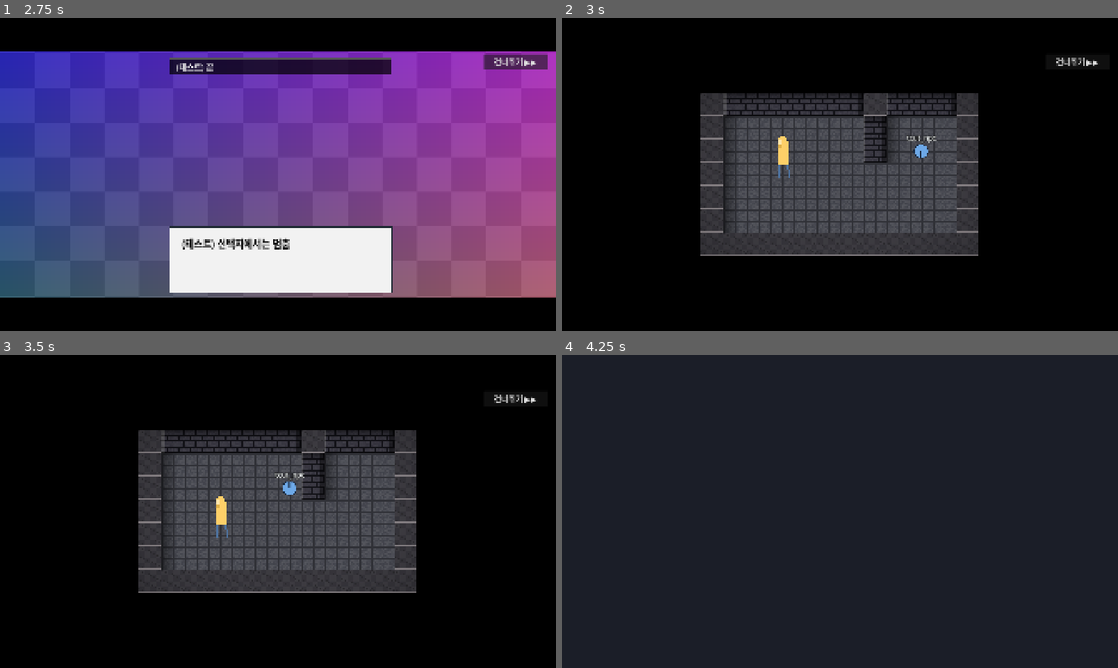
Above: before the commit, frames 1-4 (two rows, left to right).
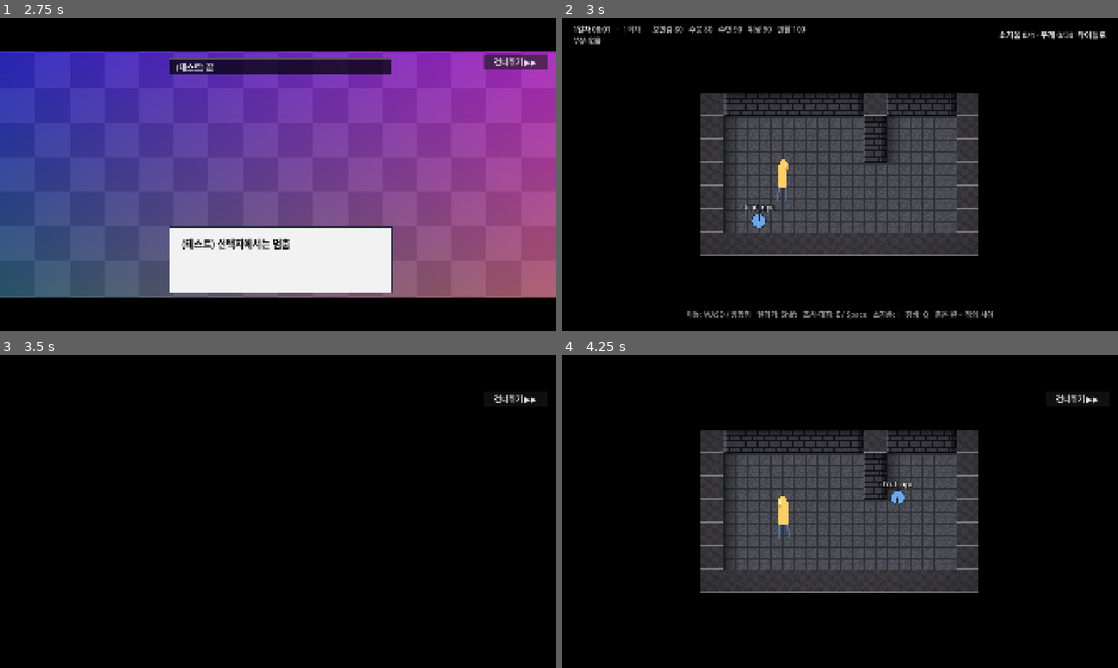
Above: after the commit, the same moments.

Repository: HomilBBANG/rt_Tevah
Game: Godot game, scene res://tests/cutscene_smoke.tscn
The game is run twice, just before and just after one commit, with the same random seed, the same clock (stepped at 60 frames per second) and the same inputs. This scene is started directly instead of the project's main scene.
Inputs (mouse positions are in pixels of both pictures, inside the frame that each line leads up to):
- Up to frame 1 (2.75 s): tap Enter (ui_accept) at 0.5, 0.77 s; move the mouse to (400, 158) at 0.52 s; hold D (dodge_right) 0.53-1.25 s; hold Q (equipment) 0.53-1.25 s; click (400, 158) at 0.67 s; drag from (166, 190) to (250, 237) at 1.27 s; move the mouse to (333, 105) at 2.02 s; hold D (dodge_right) from 2.03 s (still down); hold Shift (run) from 2.03 s (still down)
- Up to frame 2 (3 s): release D (dodge_right) at 2.75 s; release Shift (run) at 2.75 s; drag from (812, 237) to (673, 127) at 2.77 s
- Up to frame 3 (3.5 s): no input
- Up to frame 4 (4.25 s): move the mouse to (1006, 558) at 3.52 s; hold A (dodge_left) from 3.53 s (still down); tap Y at 3.6 s; tap Enter (ui_accept) at 3.77 s

Frame 1 is identical in both runs. In frame 2, 2.3% of the frame differs, in the area x 2-98%, y 2-97%; in frame 3, 25%; in frame 4, 92%, in the area x 0-100%, y 0-100%.

Commit message:
Cutscenes: auto-start/preview begin covered when the first step is a fade/screen; camera start position (from), easing, player pan then follow, clamp to map
Co-Authored-By: Claude Opus 5.5 <noreply@anthropic.com>

Diff:
--- a/core/direction.gd
+++ b/core/direction.gd
@@ -14,7 +14,8 @@
 ##     music_off {fade}            배경음 끄기
 ##   필드 (탐험 화면이 처리 — 대화 에디터 미리보기에서는 건너뜀):
 ##     walk      {who, to:[x,y], speed, wait}   who = player 또는 맵 물체 object_id(NPC), to 까지 길을 찾아 걷기 (칸/초)
-##     camera    {who 또는 to:[x,y], time}       카메라를 그 칸(또는 그 인물)으로. who = player 면 다시 플레이어를 따라감
+##     camera    {who 또는 to:[x,y], time, from?:[x,y], ease?}  카메라를 그 칸(또는 그 인물)으로 time 초 동안. from 이 있으면 먼저 그 칸으로 바로.
+##                                               who = player 면 플레이어까지 움직인 뒤 다시 따라감. ease = smooth(천천히 시작·끝, 기본) / linear
 ##     vanish    {who}                           그 NPC 를 숨김 (이번에 맵에 있는 동안 — 계속 없애려면 플래그 + 나타나는 조건)
 ##     face      {who, dir}                      바라보는 방향 (up / down / left / right). 걸을 때는 가는 쪽을 저절로 봄
 ## 건너뛰기(대화 화면의 '건너뛰기' 버튼·Esc): 단계에 "_instant": true 를 붙여 바로 끝난 모습으로 (기다림·흔들기·효과음은 생략).
@@ -57,6 +58,29 @@
 	for k in s:
 		out[k] = s[k]
 	return out
+
+
+## 자동 시작 컷신이 '덮인 화면'으로 시작해야 하나: 시작 노드에서 (대화 시작·효과 카드를 지나) 처음 만나는 연출 카드의
+## 첫 단계가 검게·하얗게 덮기(fade) 또는 색 화면(screen)이면 → {layer: "fade"/"screen", color}. 아니면 {}.
+## 필드가 열리자마자 맵이 잠깐 보였다가 검게 덮이는 것을 막는다 (맵은 연출이 걷어낼 때 처음 보임).
+static func opening_cover(start_id: String) -> Dictionary:
+	var id := start_id
+	for i in 12:
+		var n: Dictionary = DataLoader.nodes.get(id, {})
+		var kind := str(n.get("kind", ""))
+		if n.is_empty() or not kind in ["start", "effect", "direct"]:
+			return {}
+		if kind == "direct":
+			var steps: Array = n.get("steps", [])
+			if not steps.is_empty():
+				var s := normalize(steps[0])
+				if s.do == "fade" and s.to in ["black", "white"]:
+					return {"layer": "fade", "color": Color.WHITE if s.to == "white" else Color.BLACK}
+				if s.do == "screen":
+					return {"layer": "screen", "color": Color.html(str(s.color)) if Color.html_is_valid(str(s.color)) else Color.BLACK}
+				return {}
+		id = str(n.get("next_node", ""))
+	return {}
 
 
 ## 그림 파일 목록 (art/cutscenes/ 의 png·jpg·webp)
--- a/scenes/field/field.gd
+++ b/scenes/field/field.gd
@@ -1063,12 +1063,15 @@
 
 
 # ---------------------------------------------------------------- NPC 대화
-func _start_dialogue(npc: Dictionary) -> void:
+## cover = 자동 시작 컷신: 첫 연출이 검게 덮기·색 화면이면 처음부터 덮인 화면으로 (맵이 먼저 보이지 않게)
+func _start_dialogue(npc: Dictionary, cover := false) -> void:
 	frozen = true
 	%Prompt.visible = false
 	_near_spot = {}
 	_dialogue_ui = DialogueScene.instantiate()
 	_dialogue_ui.embedded = true
+	if cover:
+		_dialogue_ui.start_cover = Direction.opening_cover(str(npc.data.ref))
 	_dialogue_ui.finished.connect(_on_dialogue_finished)
 	%Overlay.add_child(_dialogue_ui)
 	StoryRunner.start_dialogue(npc.data.ref)
@@ -1094,7 +1097,7 @@
 		return
 	var id: String = _cutscenes.pop_front()
 	if DataLoader.nodes.has(id):
-		_start_dialogue({"data": {"ref": id}})
+		_start_dialogue({"data": {"ref": id}}, true)
 	else:
 		_play_cutscenes()
 
@@ -1125,32 +1128,36 @@
 			elif tw and s.get("wait", true):
 				await tw.finished
 		"camera":
+			# 카메라: from(있으면 그 칸에서 바로 시작) → who(인물·player) 또는 to 칸까지 time 초 동안. who=player 면 도착한 뒤 다시 따라감
 			var cam := _camera()
 			var who := str(s.get("who", ""))
 			var time := float(s.get("time", 1.0))
-			if who == "player":
-				_camera_follow()
-				return
+			if not cam.top_level:
+				var at := cam.get_screen_center_position()
+				cam.top_level = true
+				cam.position_smoothing_enabled = false   # 연출 중에는 정해진 대로 (따라가기로 돌아갈 때 다시 켬)
+				cam.global_position = at
+			var from = s.get("from")
+			if from is Array and from.size() == 2:
+				cam.global_position = _clamp_cam(view_pos(_tile_center(int(from[0]), int(from[1]))))
 			var target: Vector2
-			var actor := _actor(who) if who != "" else null
+			var actor: Node2D = player if who == "player" else (_actor(who) if who != "" else null)
 			if actor:
 				target = actor.global_position
 			else:
 				var to: Array = s.get("to", [0, 0])
 				target = _tile_center(int(to[0]), int(to[1]))
-			target = view_pos(target)
-			if not cam.top_level:
-				var at := cam.get_screen_center_position()
-				cam.top_level = true
-				cam.global_position = at
+			target = _clamp_cam(view_pos(target))
 			if time <= 0.0 or instant:
 				cam.global_position = target
 			else:
 				var tw := create_tween()
-				tw.tween_property(cam, "global_position", target, time).set_trans(Tween.TRANS_SINE)
+				tw.tween_property(cam, "global_position", target, time).set_trans(EASES.get(str(s.get("ease", "smooth")), Tween.TRANS_SINE)) 					.set_ease(Tween.EASE_IN_OUT)
 				_active_tweens.append(tw)
 				await tw.finished
 				_active_tweens.erase(tw)
+			if who == "player":
+				_camera_follow()
 		"vanish":
 			for n in npcs:
 				if n.data.object_id == s.get("who", ""):
@@ -1479,6 +1486,22 @@
 	return player.get_node_or_null("Camera2D") if player else null
 
 
+## 카메라 움직임 곡선 (연출 camera 의 ease): smooth = 천천히 시작·끝 / linear = 일정한 속도
+const EASES := {"smooth": Tween.TRANS_SINE, "linear": Tween.TRANS_LINEAR}
+
+
+## 카메라 중심을 맵 끝(카메라 limit) 안으로 — 맵 끝 너머를 노리면 화면이 안 움직이는 구간이 생기지 않게
+func _clamp_cam(p: Vector2) -> Vector2:
+	var cam := _camera()
+	if cam == null:
+		return p
+	var half := get_viewport_rect().size / (2.0 * cam.zoom)
+	var lo := Vector2(cam.limit_left, cam.limit_top) + half
+	var hi := Vector2(cam.limit_right, cam.limit_bottom) - half
+	return Vector2(clampf(p.x, lo.x, hi.x) if lo.x <= hi.x else (lo.x + hi.x) / 2.0,
+		clampf(p.y, lo.y, hi.y) if lo.y <= hi.y else (lo.y + hi.y) / 2.0)
+
+
 ## 카메라가 다시 플레이어를 따라간다
 func _camera_follow() -> void:
 	var cam := _camera()
@@ -1486,6 +1509,7 @@
 		cam.top_level = false
 		cam.position = Vector2.ZERO
 		cam.offset = Vector2.ZERO
+		cam.position_smoothing_enabled = true
 
 
 # ---------------------------------------------------------------- 전투
--- a/scenes/main_play.gd
+++ b/scenes/main_play.gd
@@ -34,6 +34,7 @@
 var start_page := 0
 ## 컷신일 때 '건너뛰기' 버튼을 보일지 (로고는 false — 버튼 없이 Esc 로만 넘김)
 var skip_button := true
+var start_cover := {}            # 덮인 화면으로 시작 (Direction.opening_cover — 자동 시작 컷신·맵 미리보기)
 
 var _pages: Array = []          # [{kind, text, speaker_id}]
 var _page_i := -1
@@ -105,6 +106,13 @@
 	fade.color = Color(0, 0, 0, 0)
 	add_child(fade)
 	move_child(fade, screen.get_index() + 1)
+	if not start_cover.is_empty():   # 첫 연출이 검게 덮기·색 화면이면 처음부터 덮어 둠 (맵이 먼저 보이지 않게)
+		var cc: Color = start_cover.color
+		if start_cover.layer == "screen":
+			screen.color = Color(cc.r, cc.g, cc.b, 1.0)
+			screen.visible = true
+		else:
+			fade.color = Color(cc.r, cc.g, cc.b, 1.0)
 	subtitle_name = Label.new()
 	subtitle_name.anchor_left = 0.1
 	subtitle_name.anchor_right = 0.9
--- a/tests/cutscene_smoke.gd
+++ b/tests/cutscene_smoke.gd
@@ -3,6 +3,7 @@
 ## 스크린샷 user://cutscene_smoke/.
 ##   Godot_v4.7-stable_win64_console.exe --path . res://tests/cutscene_smoke.tscn
 
+const Direction = preload("res://core/direction.gd")
 const FieldScript = preload("res://scenes/field/field.gd")
 
 var _fail := 0
@@ -69,6 +70,29 @@
 	check(not f._dialogue_ui.skipping and Sound.music_file == "", "선택지에서 건너뛰기 멈춤, 배경음 끄기도 적용됨")
 	await StoryRunner.choose("tcut_long_c")
 	await _until(func(): return f._dialogue_ui == null, 2.0)
+	# 카메라: 시작 위치(from)에서 바로 → 플레이어까지 천천히 → 도착하면 다시 따라감
+	var cam: Camera2D = f._camera()
+	var cam_done := [false]
+	var go := func():
+		await f._direct_step({"do": "camera", "who": "player", "from": [9, 0], "time": 0.6})
+		cam_done[0] = true
+	go.call()
+	await get_tree().process_frame
+	var start_at := cam.global_position
+	check(cam.top_level and start_at.is_equal_approx(f._clamp_cam(f._tile_center(9, 0))) and not cam.position_smoothing_enabled,
+		"카메라 시작 위치: from 칸에서 바로 (맵 끝 안으로), 연출 중엔 부드럽게 따라가기 끔")
+	await _wait(0.3)
+	check(not cam_done[0], "그다음 플레이어 쪽으로 '시간' 동안 움직이는 중 (작은 테스트 맵은 화면보다 작아 위치는 같음)")
+	await _until(func(): return cam_done[0], 2.0)
+	check(cam_done[0] and not cam.top_level and cam.position_smoothing_enabled, "플레이어에 닿으면 다시 따라감")
+	# 덮인 화면으로 시작: 첫 연출이 검게 덮기면 처음부터 검게 (자동 시작 컷신 — 맵이 먼저 보이지 않게)
+	DataLoader.nodes["tcut_cover"] = {"node_id": "tcut_cover", "kind": "direct", "speaker_id": "", "text": "", "next_node": "EXIT", "on_enter": "",
+		"episode_id": "", "steps": [{"do": "fade", "to": "black", "time": 0.3}, {"do": "fade", "to": "clear", "time": 0.1}]}
+	check(Direction.opening_cover("tcut_cover").get("layer", "") == "fade" and Direction.opening_cover("tcut_b").is_empty(), "덮인 화면 판단: 첫 단계가 검게 덮기")
+	f._start_dialogue({"data": {"ref": "tcut_cover"}}, true)
+	check(f._dialogue_ui.fade.color.a == 1.0, "자동 시작 컷신은 처음 프레임부터 검은 화면")
+	await _until(func(): return f._dialogue_ui == null, 3.0)
+	DataLoader.nodes.erase("tcut_cover")
 	# 도착 칸이 이벤트 영역 안이면 들어오자마자 (문을 나서자마자 컷신)
 	f.map.objects.filter(func(o): return o.type == "event")[0].once = false
 	DataLoader.maps["tcut_map"].start = [3, 3]
Not shown, changed: addons/dialogue_editor/direct_card.gd
Not shown, changed: addons/dialogue_editor/preview.gd
Not shown, changed: CLAUDE.md
Not shown, changed: tools/xlsx_to_json.py
